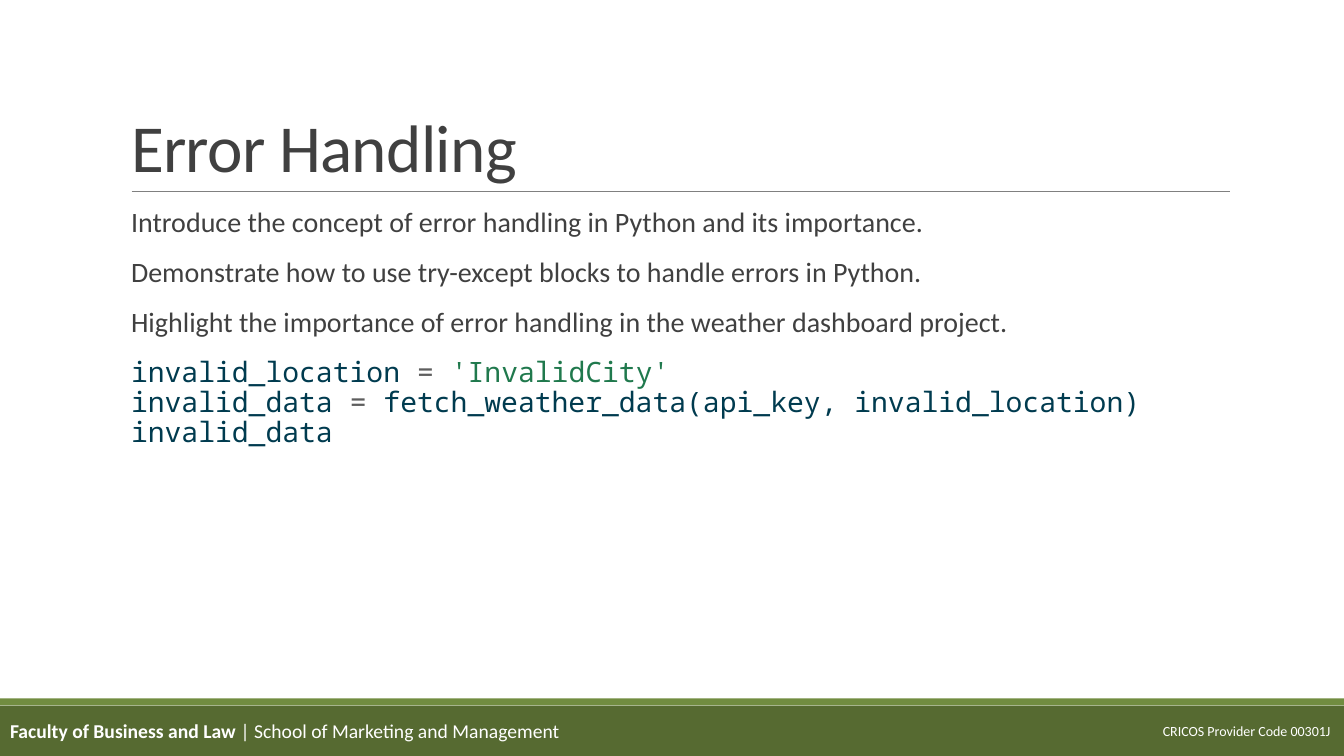
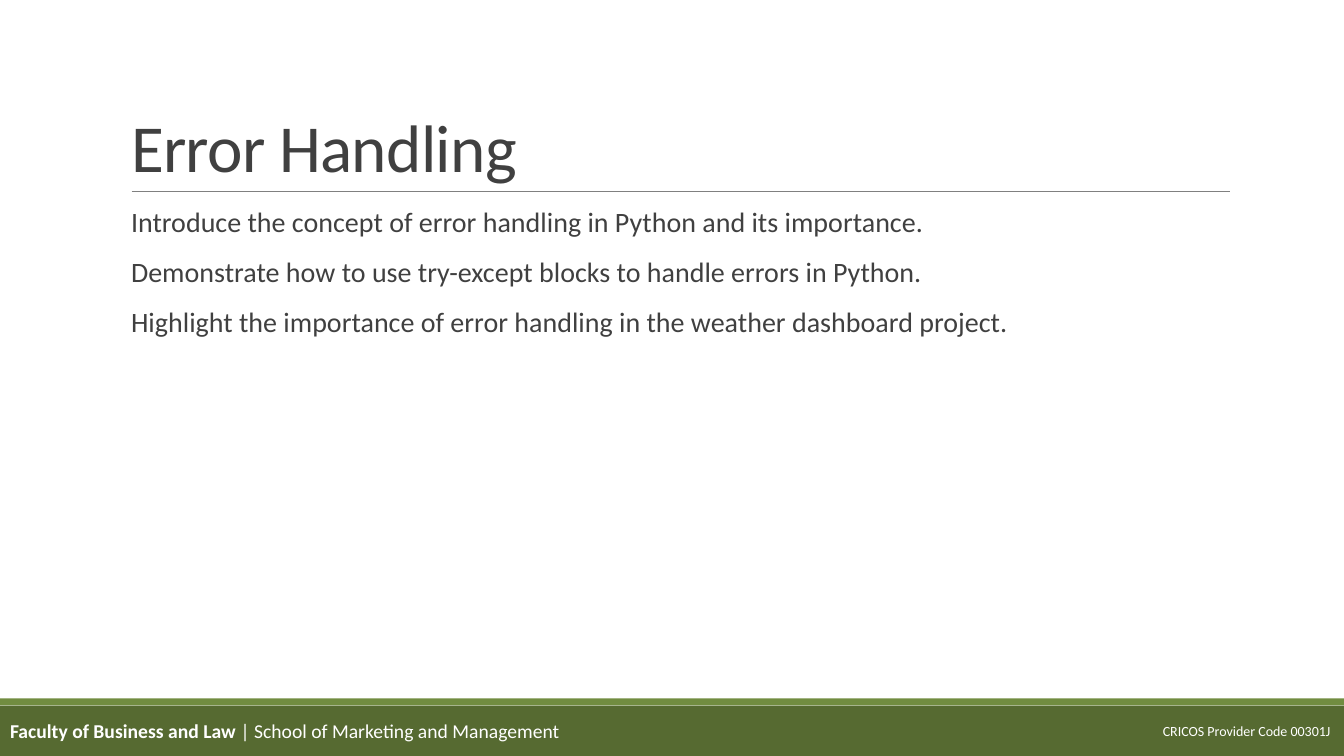
Before and after one commit to teaching-repositories/weather-dashboard-source, a slide deck: slide 14 of slides/02_fetching_data.pptx (slide 9 before the commit). Drawn at 1344x756 pixels with LibreOffice and Linux fonts; fonts in the diff are those of the drawing; background and template pictures are left out. Boxes give left, top, right and bottom in pixels: in the first picture for what was removed or moved away, otherwise in the second. Text is boxed around its words. In the diff, an @@ line names an element or a change of style, - is before the commit and + after.

```diff
--- a/slides/02_fetching_data.pptx
+++ b/slides/02_fetching_data.pptx
@@ text at [131,360,1140,447]: paragraph removed @@
-invalid_location = 'InvalidCity'
-invalid_data = fetch_weather_data(api_key, invalid_location)
-invalid_data
```
Also in this commit, not shown: 5 other slides changed, 6 slides added, 44 other files.
